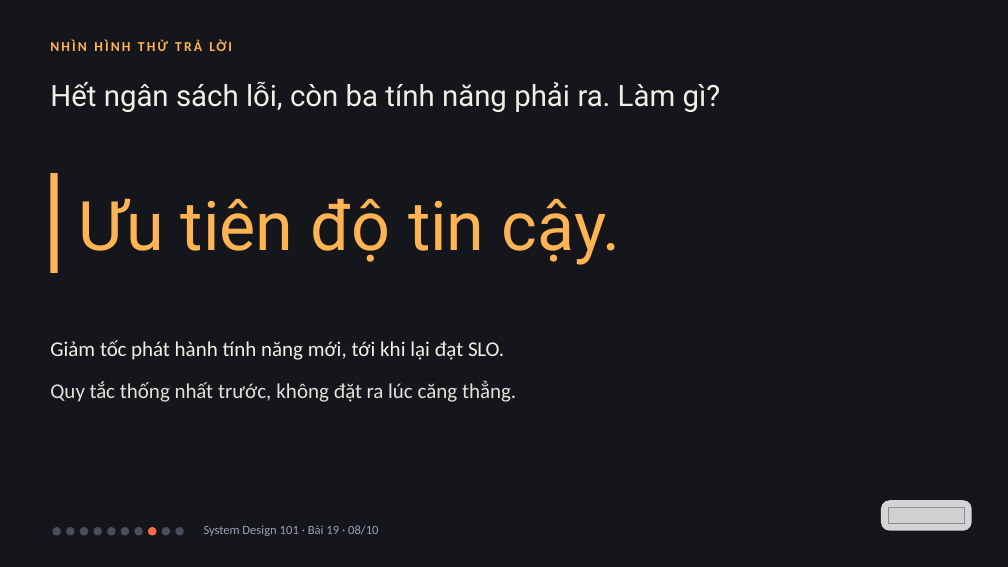
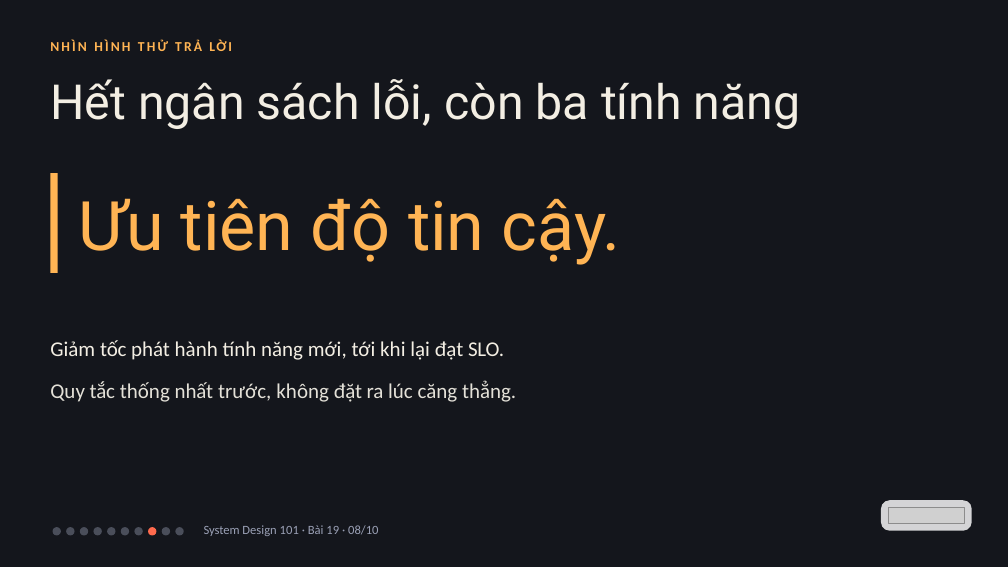
Before and after one commit to vohoailinh90/tool-marketing-studio, a slide deck: slide 8 of system-design-101/vi/lessons/sd-13-019/slides/sd-13-019.pptx. Drawn at 1008x567 pixels with LibreOffice and Linux fonts; fonts in the diff are those of the drawing; grey boxes stand for pictures. Boxes give left, top, right and bottom in pixels: in the first picture for what was removed or moved away, otherwise in the second. Text is boxed around its words. In the diff, an @@ line names an element or a change of style, - is before the commit and + after.

```diff
--- a/system-design-101/vi/lessons/sd-13-019/slides/sd-13-019.pptx
+++ b/system-design-101/vi/lessons/sd-13-019/slides/sd-13-019.pptx
@@ text at (50, 79, 801, 129): text changed; size 42 to 69 pt @@
-Hết ngân sách lỗi, còn ba tính năng phải ra. Làm gì?
+Hết ngân sách lỗi, còn ba tính năng
```
Also in this commit, not shown: 2 other slides changed, 8 other files.
